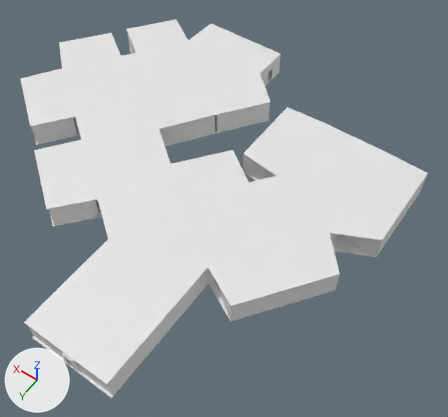
The FBX model Assets/Models/Level/M_HotelSection.fbx as it was, and as the next commit left it.
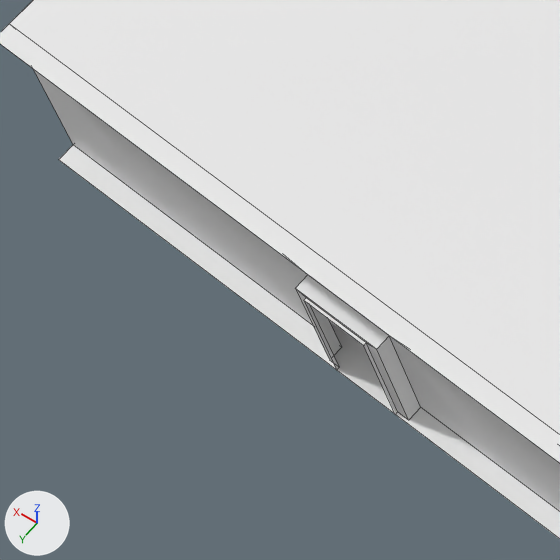
Each version is shown whole from a 50 mm lens placed at (-6.7, 81.1, 63.3), pointed at (22.7, 40.0, -1.4), then close up on the part from 5% to 21% of the width and 76% to 93% of the height. The axes (+X, +Y, +Z) are drawn at lower left. The lights are the same throughout. The close-ups show mesh edges as thin lines. Where no turn or scale is listed for an object, it has been applied to the vertices.

Names of what the first close-up shows: 'Floor.003', 'Roof.004', 'Walls.004'.
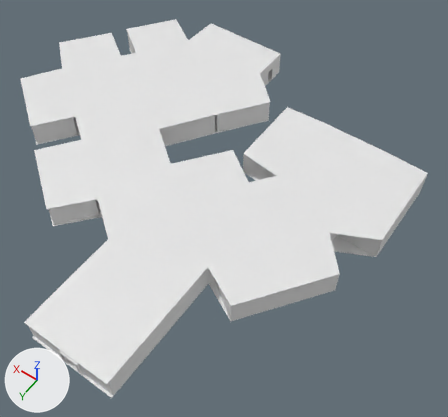
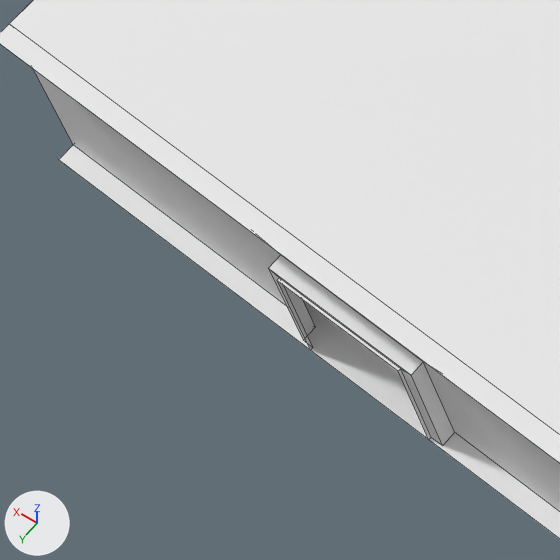
Pixel boxes (x1, y1, x2, y2) of what changed, in the close-ups (560 x 560 px; the box of a moved part takes in the faces that stretch with it):
part 1 of me_plane_020, moved or reshaped: before (364, 336, 560, 511); after (398, 362, 560, 511)
part 2 of me_plane_020, moved or reshaped: before (192, 230, 391, 370); after (192, 230, 427, 375)

Diff of the bpy script that builds the scene:
```diff
--- a/Assets/Models/Level/M_HotelSection.fbx.py
+++ b/Assets/Models/Level/M_HotelSection.fbx.py
@@ me_plane_020 @@
 me_plane_020.from_pydata(...)  # 134 vertices, 89 faces; spans x -2.1..25.2, y -3.3..41.6, z 0.0..3.6
 # used by ob_walls_004; location = (4.71, 26.46, 0.0)
+# me_plane_020 part 1: all 8 vertices in x 17.4..17.6, y 41.3..41.6, z 0.0..2.3 are moved by (-0.6, 0.0, 0.0)
+# me_plane_020 part 2: all 8 vertices in x 18.7..18.9, y 41.3..41.6, z 0.0..2.3 are moved by (0.5, 0.0, 0.0)
```
